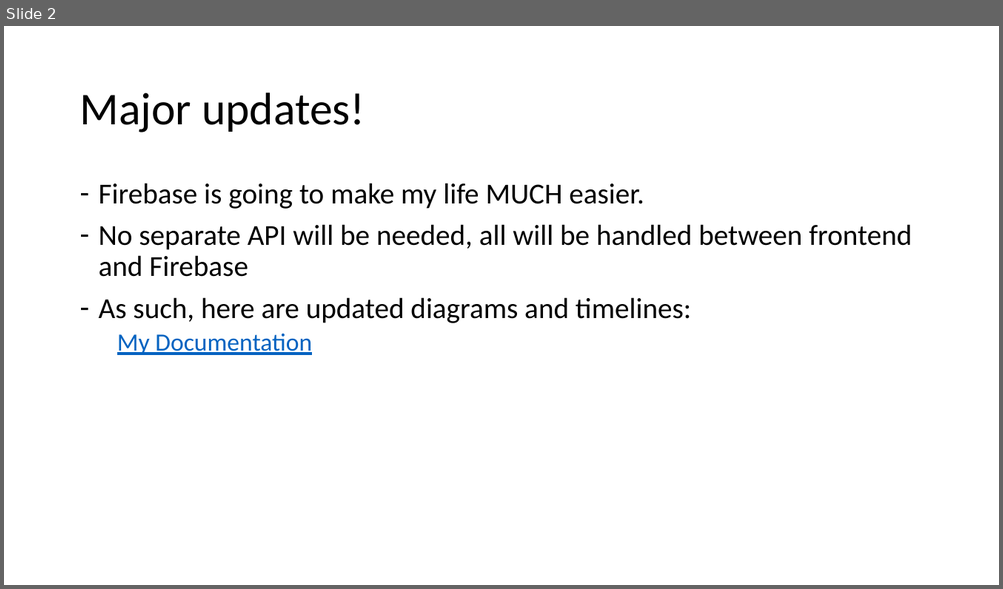
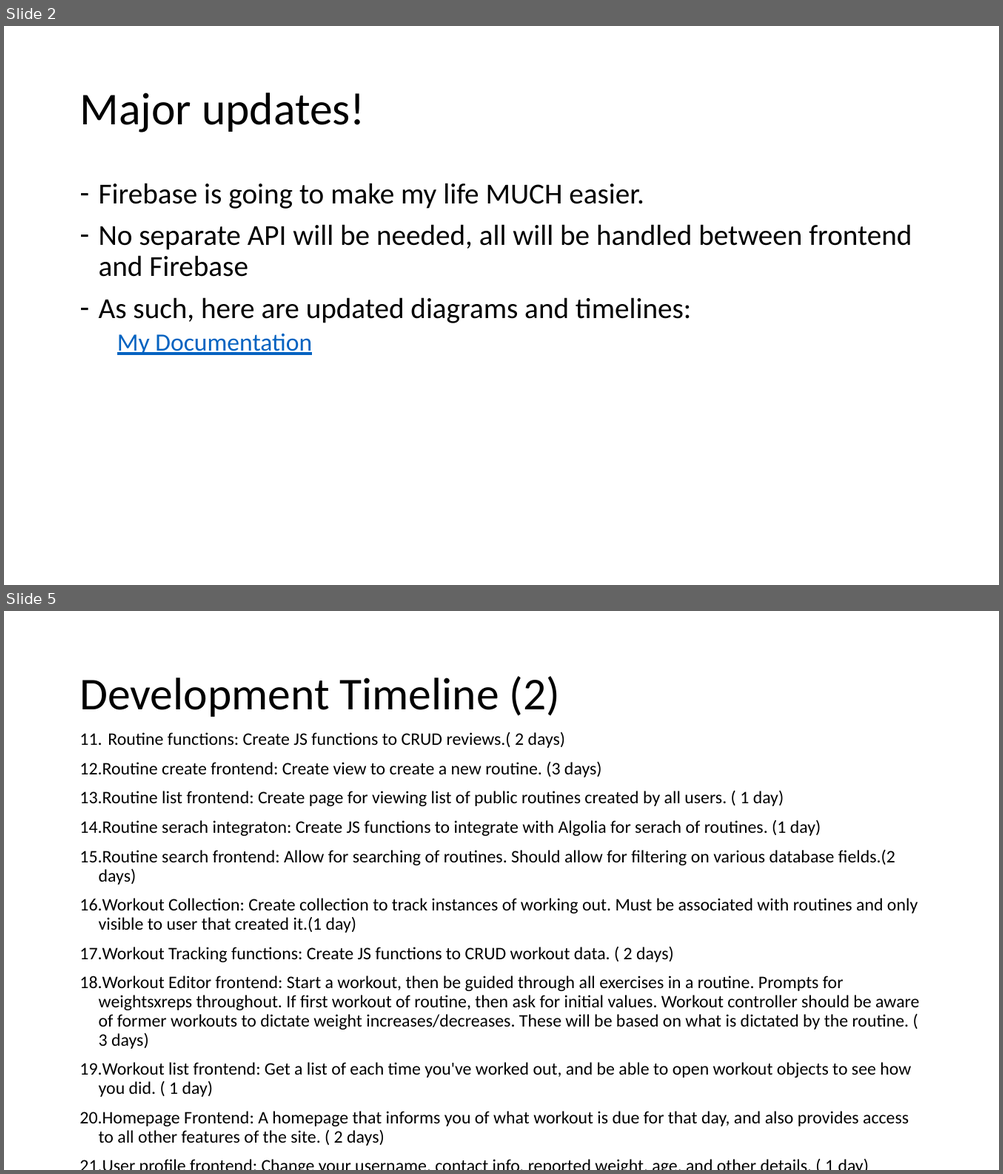
Before and after one commit to Skyward176/UnnamedFitnessApp, a slide deck: Documentation/Presentations/Presentation3.pptx. Shown one above the other, each under a label of ours: slide 2 before the commit, slides 2 and 5 after it; the slides between them are not shown. The pictures are 1003x589 and 1003x1174 pixels, drawn with LibreOffice and Linux fonts; fonts in the diff are those of the drawing. Boxes give left, top, right and bottom in pixels: in the first picture for what was removed or moved away, otherwise in the second. Text is boxed around its words. In the diff, an @@ line names an element or a change of style, - is before the commit and + after.

Commit message:
Complete User Flow User Flow diagram

```diff
--- a/Documentation/Presentations/Presentation3.pptx
+++ b/Documentation/Presentations/Presentation3.pptx
@@ slide 5 added at [4, 611, 999, 1170], background #FFFFFF @@
@@ title added at [79, 676, 560, 717], 44 pt, text #000000 @@
+Development Timeline (2)
@@ text added at [79, 732, 919, 1146], 17 pt, text #000000 @@
+11. Routine functions: Create JS functions to CRUD reviews.( 2 days)
+12. Routine create frontend: Create view to create a new routine. (3 days)
+13. Routine list frontend: Create page for viewing list of public routines created by all users. ( 1 day)
+14. Routine serach integraton: Create JS functions to integrate with Algolia for serach of routines. (1 day)
+15. Routine search frontend: Allow for searching of routines. Should allow for filtering on various database fields.(2 days)
+16. Workout Collection: Create collection to track instances of working out. Must be associated with routines and only visible to user that created it.(1 day)
+17. Workout Tracking functions: Create JS functions to CRUD workout data. ( 2 days)
+18. Workout Editor frontend: Start a workout, then be guided through all exercises in a routine. Prompts for weightsxreps throughout. If first workout of routine, then ask for initial values. Workout controller should be aware of former workouts to dictate weight increases/decreases. These will be based on what is dictated by the routine. ( 3 days)
+19. Workout list frontend: Get a list of each time you've worked out, and be able to open workout objects to see how you did. ( 1 day)
+20. Homepage Frontend: A homepage that informs you of what workout is due for that day, and also provides access to all other features of the site. ( 2 days)
+21. User profile frontend: Change your username, contact info, reported weight, age, and other details. ( 1 day)
```
Also in this commit, not shown: 5 other slides added, 3 other files.
